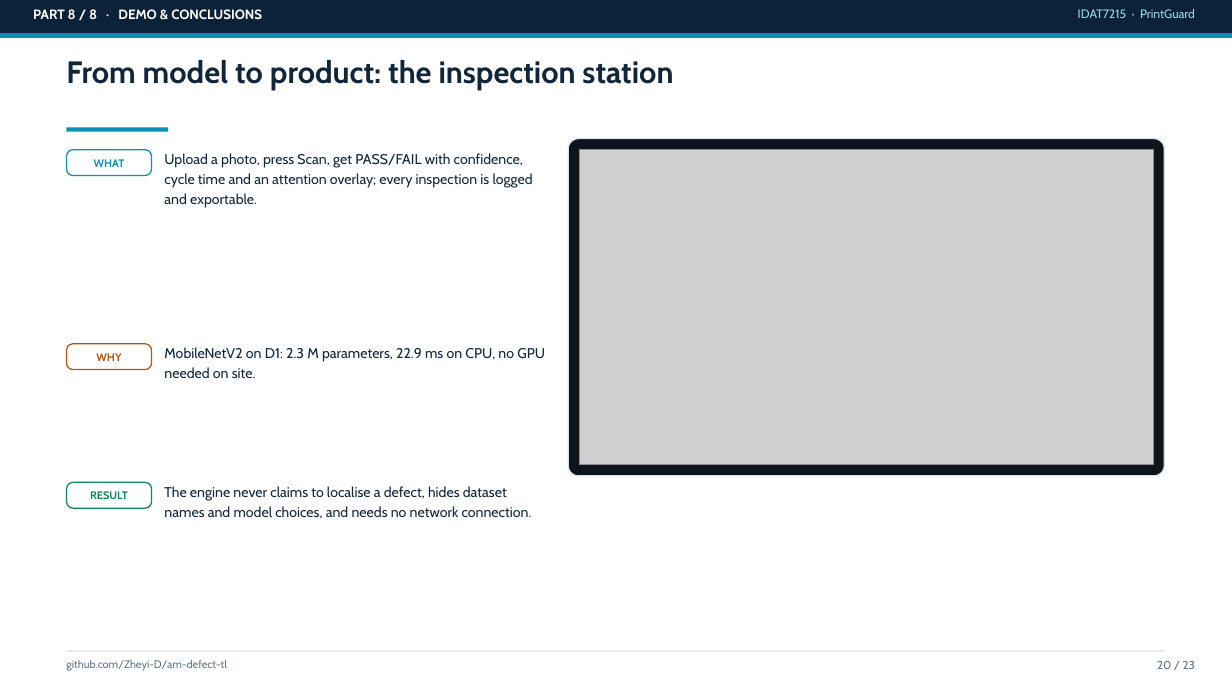
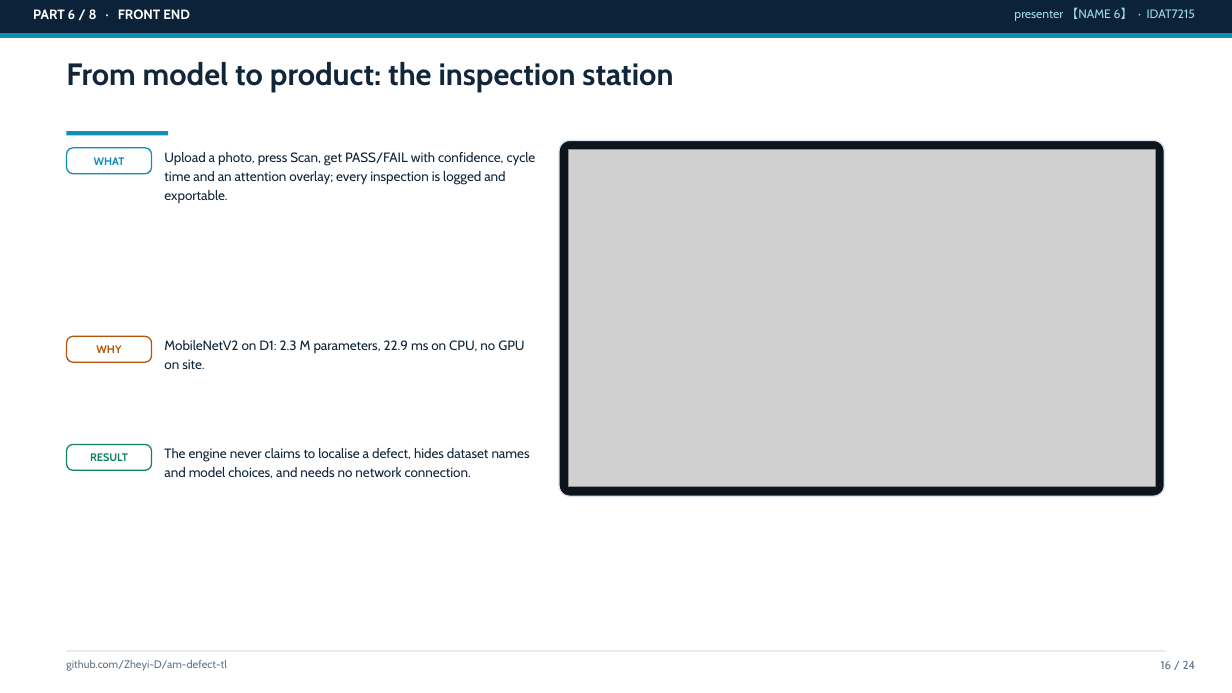
Before and after one commit to Zheyi-D/am-defect-tl, a slide deck: slide 16 of reports/slides_draft.pptx (slide 20 before the commit). Drawn at 1232x693 pixels with LibreOffice and Linux fonts; fonts in the diff are those of the drawing; grey boxes stand for pictures. Boxes give left, top, right and bottom in pixels: in the first picture for what was removed or moved away, otherwise in the second. Text is boxed around its words. In the diff, an @@ line names an element or a change of style, - is before the commit and + after.

```diff
--- a/reports/slides_draft.pptx
+++ b/reports/slides_draft.pptx
@@ text at (x1=33, y1=9, x2=190, y2=19): text changed @@
-PART 8 / 8 · DEMO & CONCLUSIONS
+PART 6 / 8 · FRONT END
@@ text added at (x1=1014, y1=7, x2=1195, y2=21), 9.5 pt, text #9FD8E8 @@
+presenter 【NAME 6】 · IDAT7215
@@ text removed at (x1=1078, y1=9, x2=1195, y2=18) @@
-IDAT7215 · PrintGuard
@@ rectangle moved from (x1=67, y1=128, x2=168, y2=131) to (x1=67, y1=131, x2=168, y2=135) @@
@@ text "Upload a photo, press Scan, ..." at (x1=164, y1=152, x2=536, y2=203): size 11 to 10.5 pt @@
@@ rounded rectangle resized from (x1=568, y1=139, x2=1165, y2=476) to (x1=559, y1=140, x2=1165, y2=496) @@
@@ picture resized from (x1=579, y1=150, x2=1153, y2=465) to (x1=568, y1=150, x2=1155, y2=487) @@
@@ text "WHY" moved from (x1=96, y1=353, x2=121, y2=361) to (x1=96, y1=345, x2=121, y2=353) @@
@@ rounded rectangle moved from (x1=67, y1=344, x2=152, y2=370) to (x1=67, y1=336, x2=152, y2=362) @@
@@ text at (x1=164, y1=340, x2=524, y2=369): text changed; size 11 to 10.5 pt @@
-MobileNetV2 on D1: 2.3 M parameters, 22.9 ms on CPU, no GPU needed on site.
+MobileNetV2 on D1: 2.3 M parameters, 22.9 ms on CPU, no GPU on site.
@@ text "RESULT" moved from (x1=90, y1=491, x2=128, y2=499) to (x1=90, y1=453, x2=128, y2=461) @@
@@ rounded rectangle moved from (x1=67, y1=482, x2=152, y2=508) to (x1=67, y1=445, x2=152, y2=470) @@
@@ text "The engine never claims to ..." at (x1=164, y1=448, x2=530, y2=478): size 11 to 10.5 pt @@
@@ text "The engine never claims to ..." moved from (x1=164, y1=486, x2=532, y2=519) to (x1=164, y1=448, x2=530, y2=478) @@
@@ text at (x1=1161, y1=661, x2=1196, y2=669): text changed @@
-20 / 23
+16 / 24
```
Also in this commit, not shown: 18 other slides changed, 5 slides added, 4 slides removed, 2 other files.
